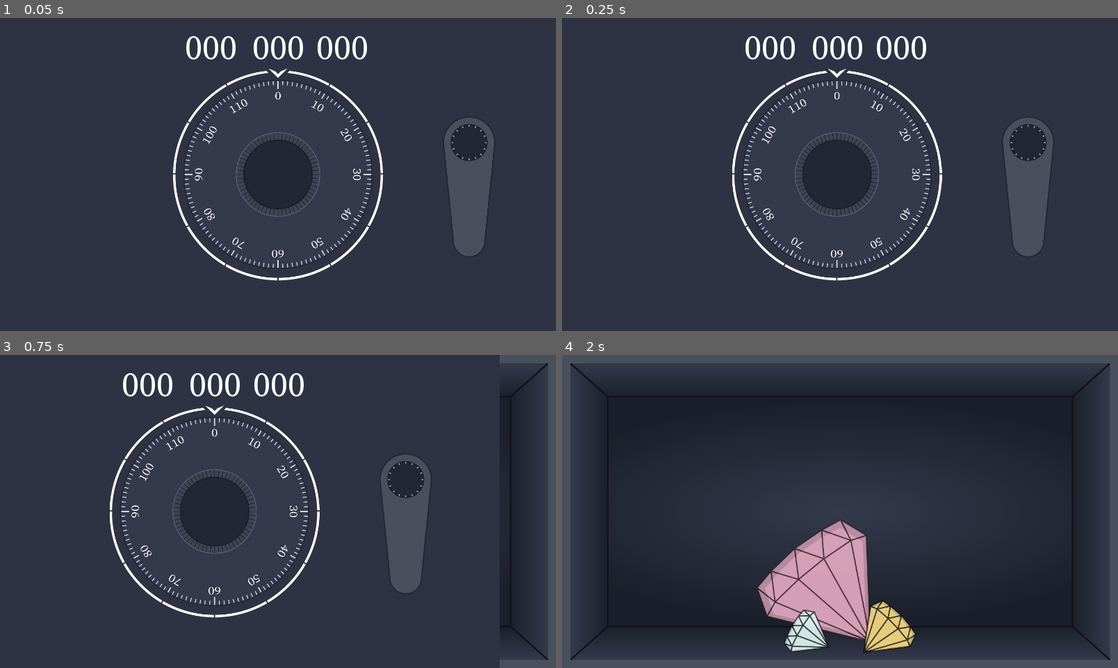
Above: before the commit, frames 1-4 (two rows, left to right).
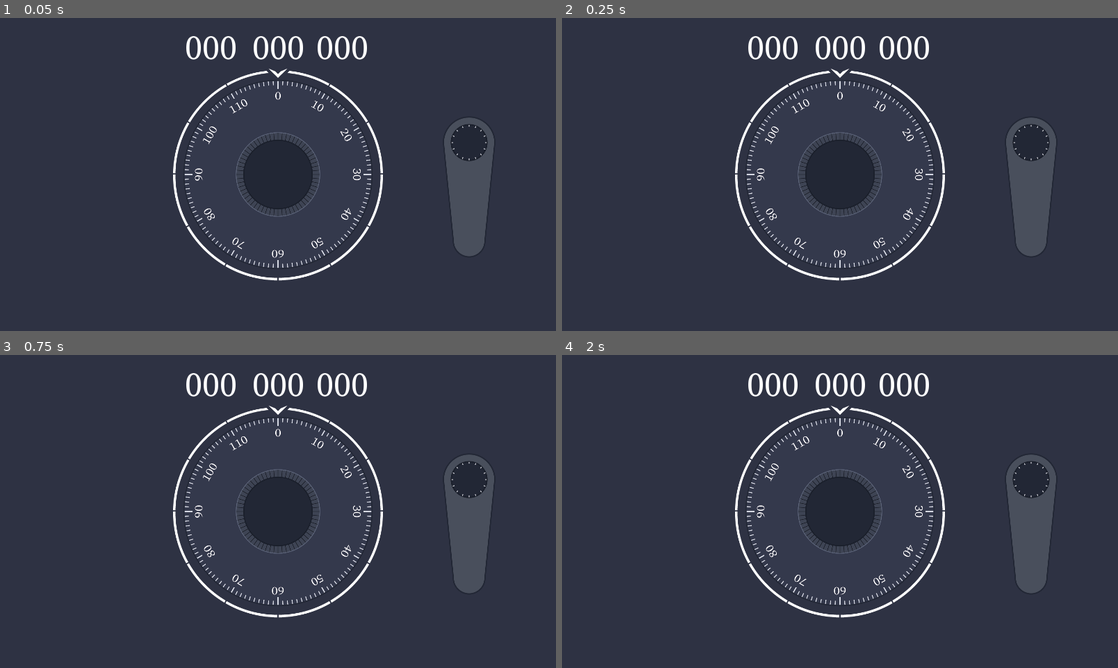
Above: after the commit, the same moments.

Repository: williamPropp/Safe-Breakers
Game: Godot game, scene res://scenes/safe_dial.tscn
Same seed, same stepped clock (60 frames per second), same inputs: the game is played once before the commit and once after it.
Inputs (mouse positions are in pixels of both pictures, inside the frame that each line leads up to):
- Up to frame 1 (0.05 s): no input
- Up to frame 2 (0.25 s): no input
- Up to frame 3 (0.75 s): move the mouse to (400, 495) at 0.52 s; click (400, 495) at 0.6 s
- Up to frame 4 (2 s): move the mouse to (728, 527) at 1.27 s; click (728, 527) at 1.35 s

Frame 1 is identical in both runs. In frame 2, 5.4% of the frame differs, in the area x 30-89%, y 5-84%; in frame 3, 12%; in frame 4, 22%, in the area x 0-100%, y 0-100%.

Commit message:
added sound to safe opening, safe no longer opens immediately on startup

Diff:
--- a/scripts/dial.gd
+++ b/scripts/dial.gd
@@ -34,11 +34,8 @@
 var is_dragging
 
 func _ready():
-#	OS.window_fullscreen = true
 	reset_game()
 
-	var solution = str(solution_term1) + " " + str(solution_term2) + " " + str(solution_term3)
-	print(solution)
 
 func _process(delta):
 	# on direction change, move on to the next combo term
@@ -182,6 +179,9 @@
 	solution_term2 = rng.randi_range(1,119)
 	solution_term3 = rng.randi_range(1,119)
 
+#	var solution = str(solution_term1) + " " + str(solution_term2) + " " + str(solution_term3)
+#	print(solution)
+
 # play safe tick sound effect
 func play_safe_tick(solution = false):
 	# create new stream player and add it to the scene
--- a/scripts/handle.gd
+++ b/scripts/handle.gd
@@ -81,7 +81,7 @@
 		new_stream_player.bus = "HandleSuccess"
 
 		# open safe
-		get_parent().get_parent().opening_safe = true
+		get_parent().get_parent().open_safe()
 
 	else:
 		# choose random fail sound effect
--- a/scripts/scene_manager.gd
+++ b/scripts/scene_manager.gd
@@ -8,8 +8,6 @@
 var open_coefficient = 0
 var open_counter = 0.01
 
-func _ready():
-	opening_safe = true
 
 # slide the safe mini game to the left using an ease-in ease-out motion
 func _process(delta):
@@ -22,5 +20,19 @@
 
 func open_safe():
 	opening_safe = true
-#	var safe_interior = load("res://scenes/safe_interior.tscn").instance()
-#	get_parent().add_child(safe_interior)
+
+	var new_stream_player = AudioStreamPlayer.new()
+	add_child(new_stream_player)
+
+	# load the random audio path
+	var sound_to_play = load("res://sound_assets/Safe-Opening.mp3")
+
+	# create new stream player instance to host the sound, then play the sound
+	new_stream_player.stream = sound_to_play
+	new_stream_player.bus = "SafeTick"
+	new_stream_player.play(0.0)
+
+	# delete node once the sample finishes playing
+	yield(new_stream_player, "finished")
+	new_stream_player.stop()
+	new_stream_player.queue_free()
Not shown, added: sound_assets/Safe-Opening.mp3.import
Not shown, added: sound_assets/Safe-Opening.mp3
